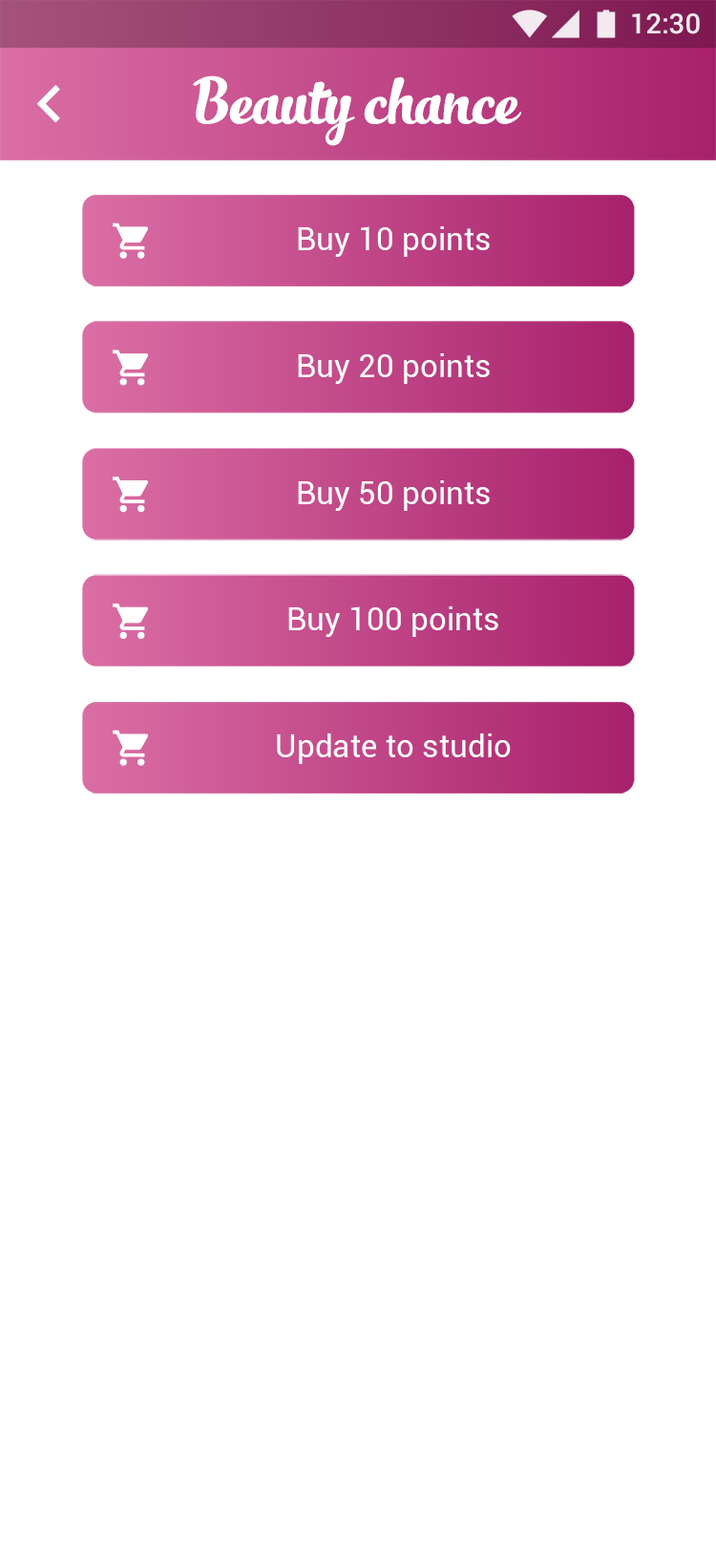
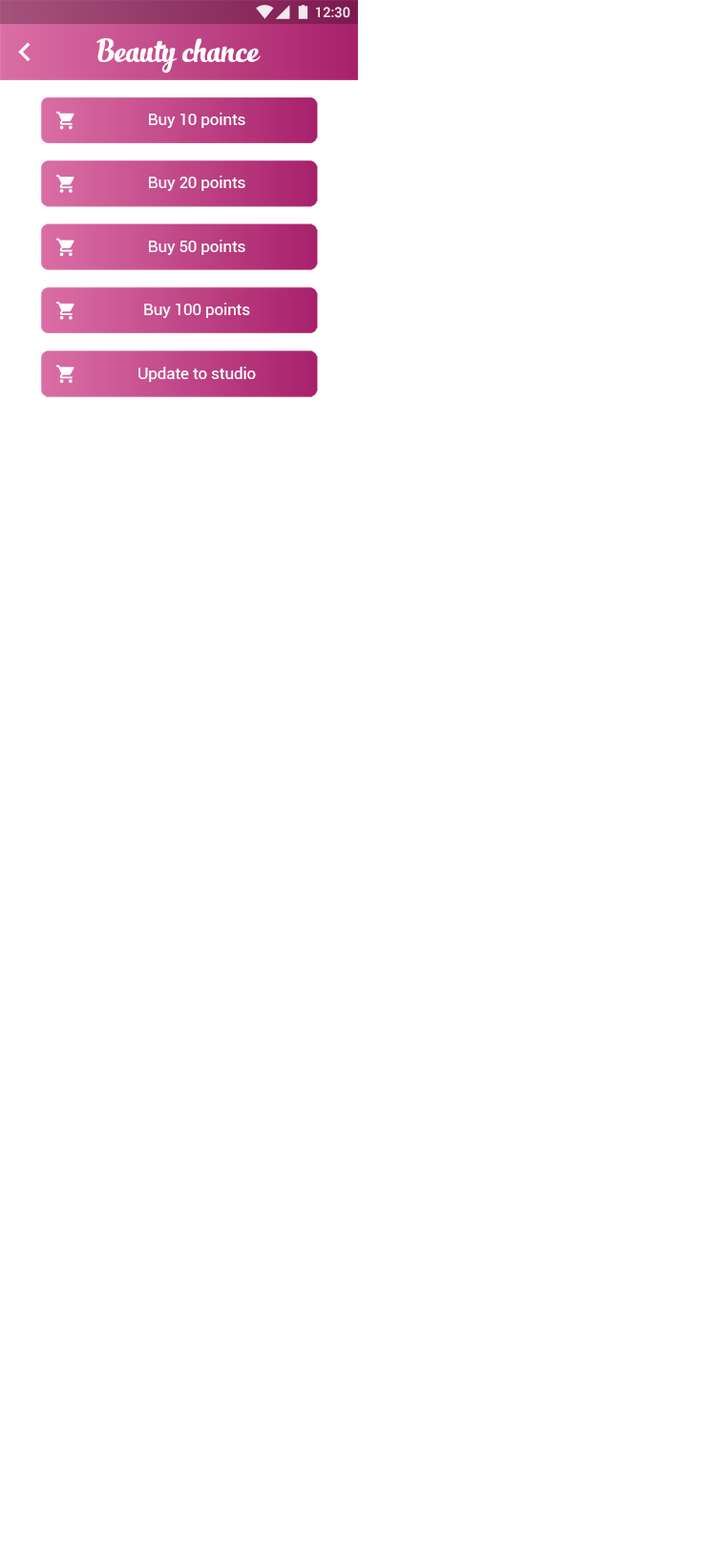
The second w=716, h=1568 image is a revision of the first. Changes to its layers:
painted on "Compound Shape" (4th of 12, in "master_click_settings_purchases" › "top") over [0, 0, 716, 48]
painted on "Compound Shape" (5th of 12, in "master_click_settings_purchases" › "Layer 3") over [56, 364, 149, 766]
painted on "Update to studio" over [138, 366, 511, 764]
painted on "<Group>" (6th of 11, in "master_click_settings_purchases" › "Layer 3") over [41, 350, 636, 794]
painted on "Compound Shape" (6th of 12, in "master_click_settings_purchases" › "Layer 3") over [56, 301, 149, 640]
painted on "Buy 100 points" over [144, 302, 499, 637]
painted on "<Group>" (7th of 11, in "master_click_settings_purchases" › "Layer 3") over [41, 286, 636, 667]
painted on "Compound Shape" (7th of 12, in "master_click_settings_purchases" › "Layer 3") over [56, 237, 149, 513]
painted on "Buy 50 points" over [148, 239, 490, 511]
painted on "<Group>" (8th of 11, in "master_click_settings_purchases" › "Layer 3") over [41, 223, 636, 541]
painted on "Compound Shape" (8th of 12, in "master_click_settings_purchases" › "Layer 3") over [56, 174, 149, 386]
painted on "Buy 20 points" over [148, 175, 490, 384]
painted on "<Group>" (9th of 11, in "master_click_settings_purchases" › "Layer 3") over [41, 160, 636, 414]
painted on "-e-shop_white" over [56, 110, 149, 259]
painted on "Buy 10 points" over [148, 112, 490, 257]
painted on "<Group>" (10th of 11, in "master_click_settings_purchases" › "Layer 3") over [41, 97, 636, 287]
painted on "Compound Shape" (10th of 12, in "master_click_settings_purchases") over [82, 589, 636, 794]
painted on "Beauty chance" over [96, 38, 522, 147]
painted on "<Group>" (11th of 11, in "master_click_settings_purchases") over [0, 0, 716, 161]
painted on "Compound Shape" (11th of 12, in "master_click_settings_purchases") over [0, 0, 716, 161]
painted on "Compound Shape" (12th of 12, in "master_click_settings_purchases") over [0, 0, 716, 794]
…and 5 more changes (5 painted)
